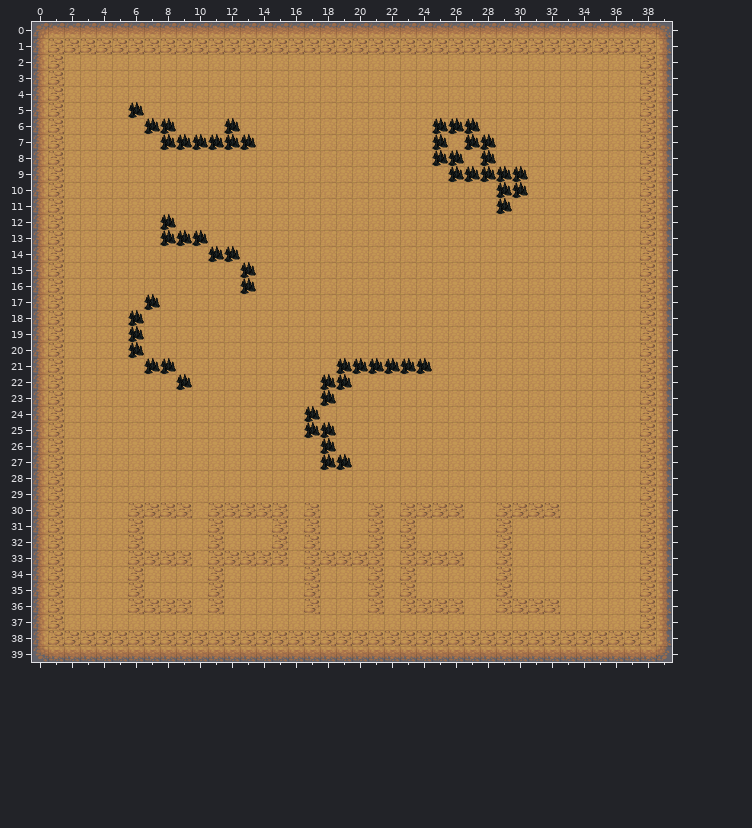
Tiled map: Programme/src/main/ressources/map/exemple-desert.tmx. Above, as it was before the edit.
Cells are 32x32 px. Shown: x 0..39, y 0..39.
Now the later version:
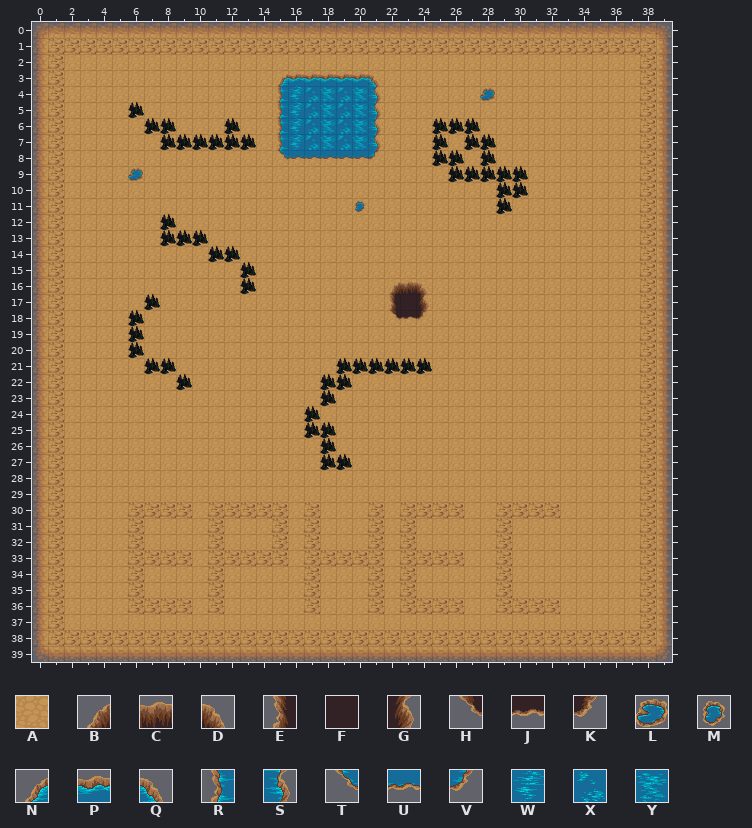
Key: from "dirt": A 10; from "hole": B 6, C 7, D 8, E 9, F 10, G 11, H 12, J 13, K 14; from "water": L 0, M 3, N 6, P 7, Q 8, R 9, S 11, T 12, U 13, V 14, W 15, X 16, Y 17.
_ is an empty cell.
Tiles replaced or removed in this view: A.
Tiles of an added or newly shown layer are drawn over the layers below it.
Difference:
Changed rows in their new state; . is an unchanged cell.
Layer "Calque1" (removed):
first column x 6:
 3 ........._______.......
 4 ........._______......_
 5 ........._______.......
 6 ........._______.......
 7 ........._______.......
 8 ........._______.......
 9 _......................
11 .............._........
first column x 22:
16 ___
17 ___
18 ___
Layer "fond" (added):
first column x 6:
 3 .........AAAAAAA.......
 4 .........A.....A......A
 5 .........A.....A.......
 6 .........A.....A.......
 7 .........A.....A.......
 8 .........AAAAAAA.......
 9 A......................
11 ..............A........
first column x 22:
16 AAA
17 A.A
18 AAA
Layer "passageMapHerbe" (added):
first column x 22:
16 BCD
17 EFG
18 HJK
Layer "water" (added):
first column x 6:
 3 .........NPPPPPQ.......
 4 .........RWXYXYS......L
 5 .........RWXYXYS.......
 6 .........RWXYXYS.......
 7 .........RWXYXYS.......
 8 .........TUUUUUV.......
 9 L......................
11 ..............M........
Where, in picture pixels (left, top, right, bottom), the same in both pictures:
changed: (277, 73, 381, 161)
changed: (480, 88, 496, 102)
changed: (128, 168, 144, 182)
changed: (354, 201, 365, 213)
changed: (389, 281, 429, 321)
